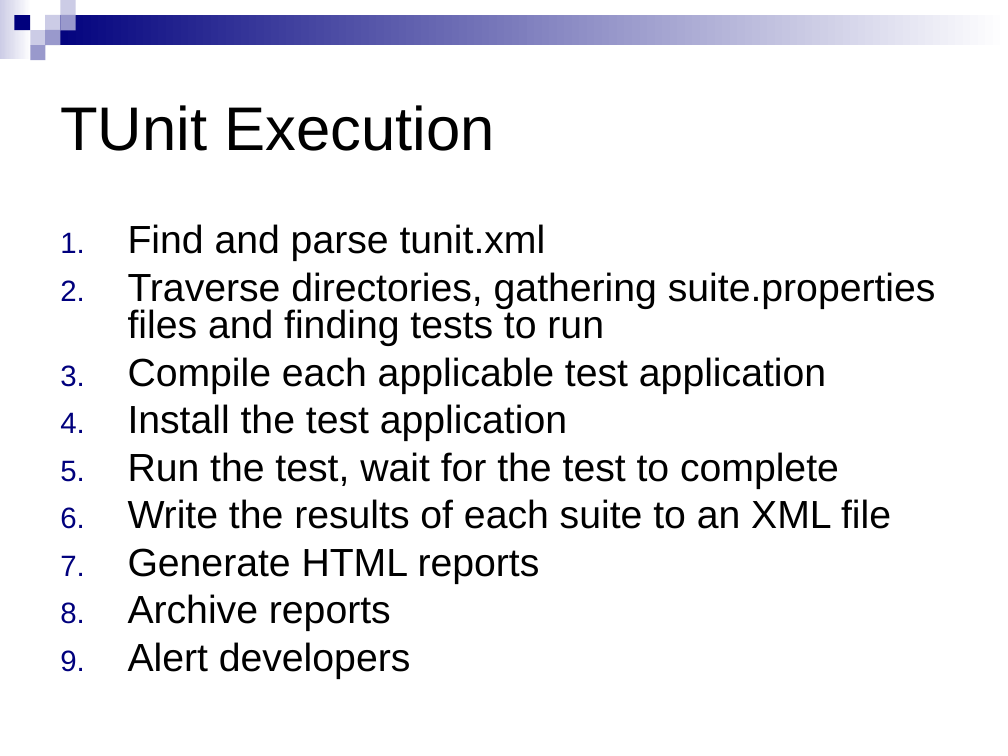
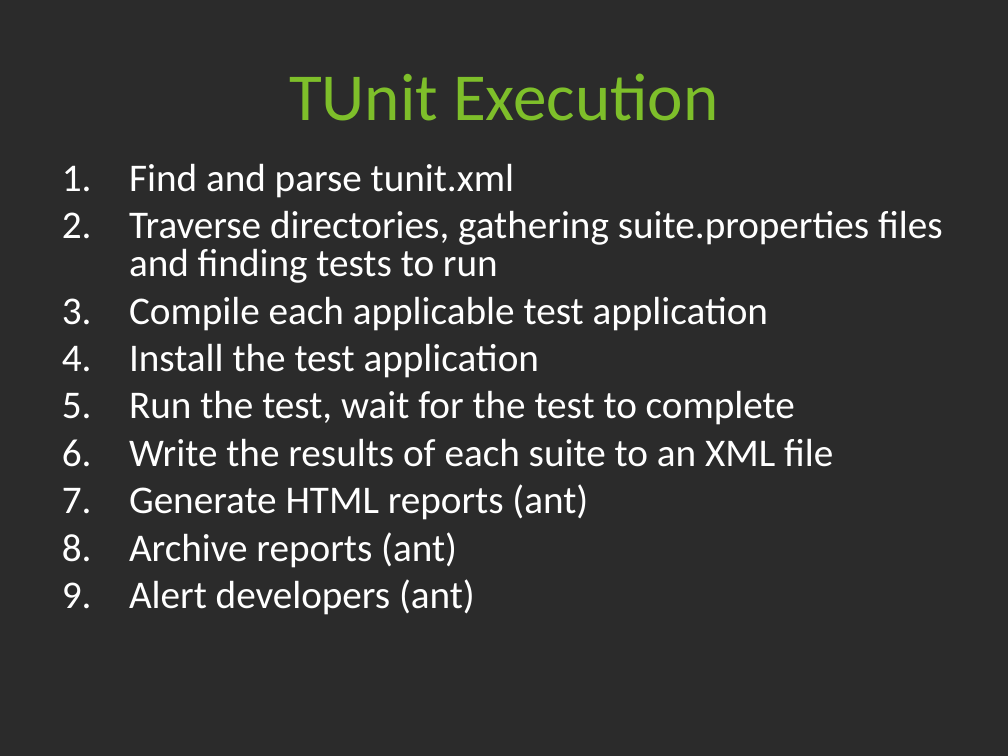
Before and after one commit to tyll/tinyos-2.x-contrib, a slide deck: slide 24 of tunit/docs/TUnit Intro.ppt (slide 22 before the commit). Drawn at 1008x756 pixels with LibreOffice and Linux fonts; fonts in the diff are those of the drawing; background and template pictures are left out; a plain dark background stands for a picture behind light text. Boxes give left, top, right and bottom in pixels: in the first picture for what was removed or moved away, otherwise in the second. Text is boxed around its words. In the diff, an @@ line names an element or a change of style, - is before the commit and + after.

Commit message:
Updated the TUnit presentation, removed some unnecessary files.  Lots of the documentation is on http://docs.tinyos.net/index.php/TUnit

```diff
--- a/tunit/docs/TUnit Intro.ppt
+++ b/tunit/docs/TUnit Intro.ppt
@@ background #FFFFFF to picture (left out) @@
@@ group removed at box(0, 0, 1008, 60): 9 rectangles @@
@@ title "TUnit Execution": place and size @@
-title "TUnit Execution" at box(60, 105, 494, 151)
+title "TUnit Execution" at box(289, 73, 718, 121)
@@ title "TUnit Execution" at box(289, 73, 718, 121): size 44 to 48 pt, font Arial to Calibri, text colour #000000 to #7EBF2A; alignment left to centre @@
@@ text "Find and parse tunit.xml": place and size @@
-text "Find and parse tunit.xml" at box(128, 224, 936, 679)
+text "Find and parse tunit.xml" at box(129, 163, 942, 615)
@@ text at box(129, 163, 942, 467): font Arial to Calibri, text colour #000000 to #FFFFFF in "Find and parse tunit.xml", "Traverse directories, gathering suite.properties files and f ...", "Compile each applicable test application", "Install the test application" and 2 more places; bullet colour #00007D to #FFFFFF @@
@@ text at box(129, 484, 588, 615): text changed; font Arial to Calibri; text colour #000000 to #FFFFFF @@
-7. Generate HTML reports
-8. Archive reports
-9. Alert developers
+7. Generate HTML reports (ant)
+8. Archive reports (ant)
+9. Alert developers (ant)
```
Also in this commit, not shown: 34 other slides changed, 4 slides added, 1 slide removed, 3 other files.
